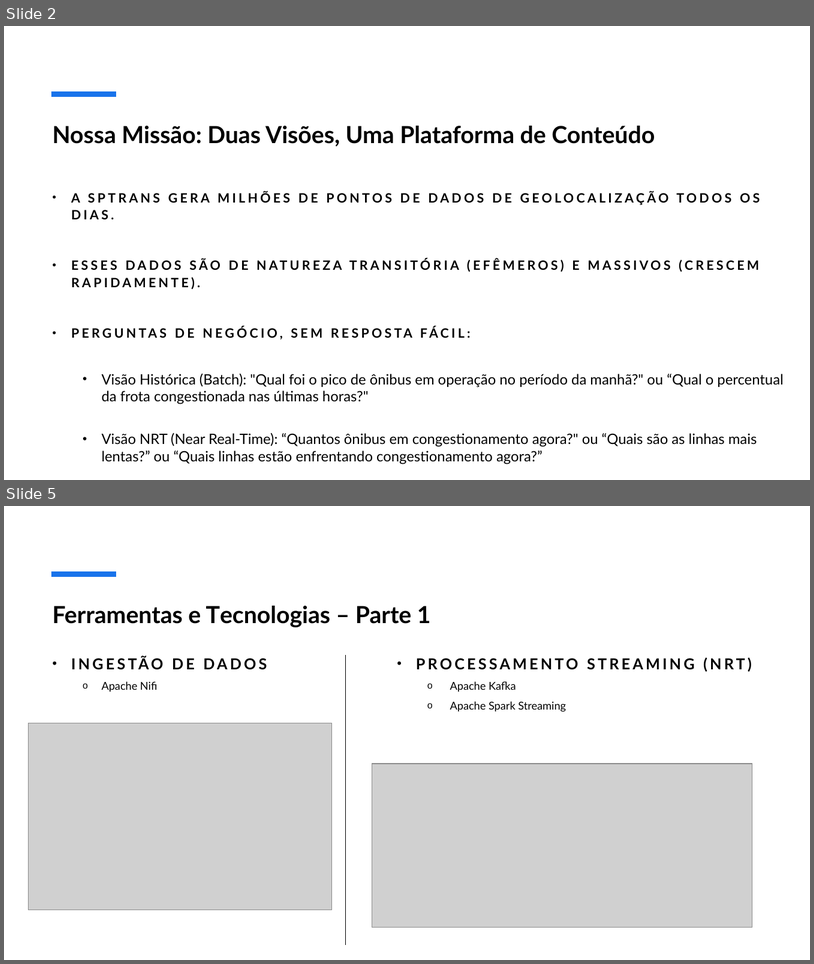
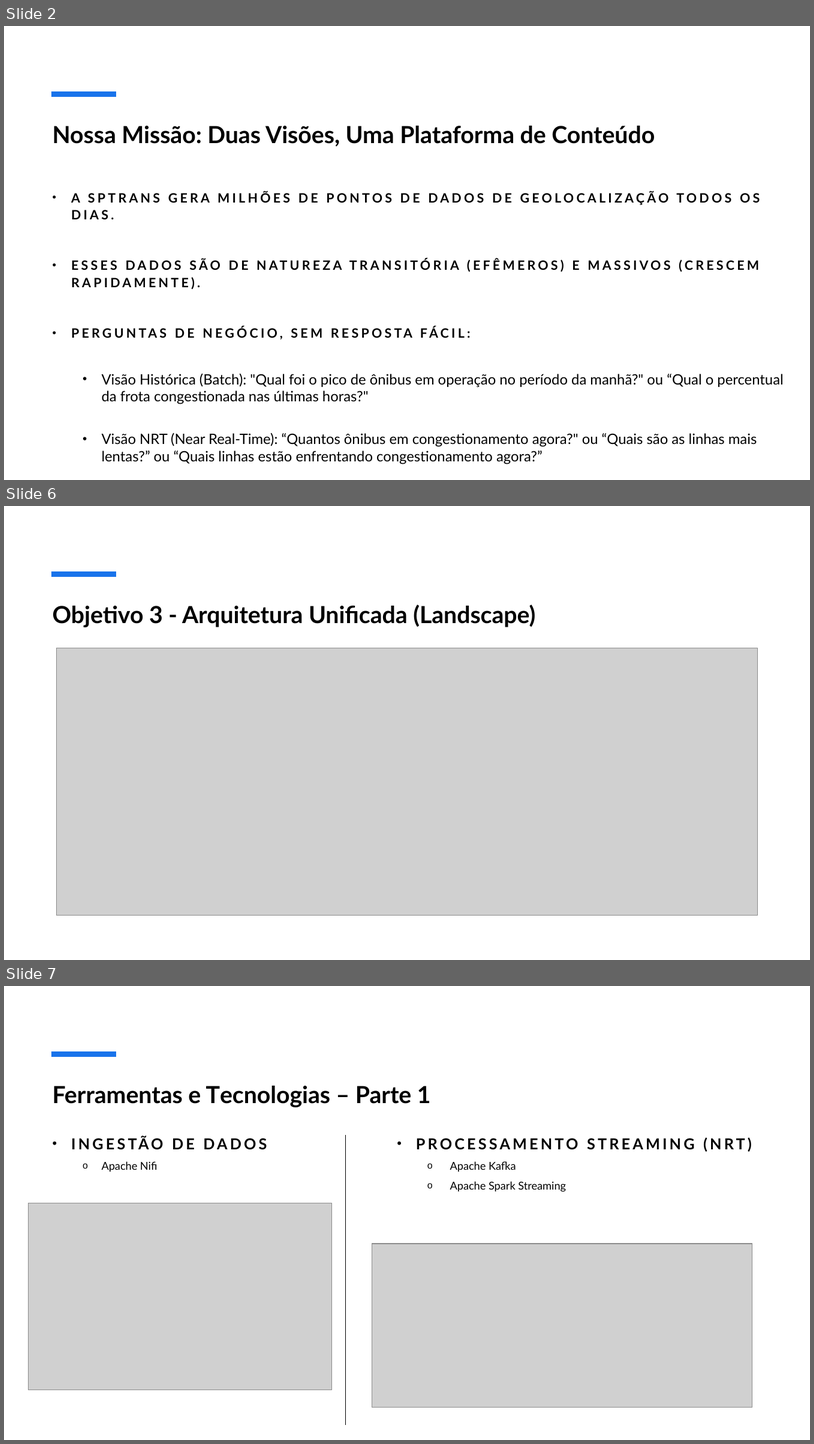
Before and after one commit to guilhermepepa/FIA-Projeto-Final, a slide deck: documentacoes/Apresentação_Projeto_Final.pptx. Shown one above the other, each under a label of ours: slides 2 and 5 before the commit, slides 2, 6 and 7 after it; the slides between them are not shown. The pictures are 814x964 and 814x1444 pixels, drawn with LibreOffice and Linux fonts; fonts in the diff are those of the drawing; grey boxes stand for pictures. Boxes give left, top, right and bottom in pixels: in the first picture for what was removed or moved away, otherwise in the second. Text is boxed around its words. In the diff, an @@ line names an element or a change of style, - is before the commit and + after.

```diff
--- a/documentacoes/Apresentação_Projeto_Final.pptx
+++ b/documentacoes/Apresentação_Projeto_Final.pptx
@@ slide 6 added at [4, 506, 810, 960], background #FFFFFF; not listed: 1 template element that a slide beside it also shows @@
@@ title added at [53, 604, 536, 627], 28 pt, text #000000, bold @@
+Objetivo 3 - Arquitetura Unificada (Landscape)
@@ picture added at [57, 648, 758, 916] @@
@@ what was slide 5 is now slide 7 @@
```
Also in this commit, not shown: 3 slides changed, 2 other slides added, 2 slides removed, 38 other files.
